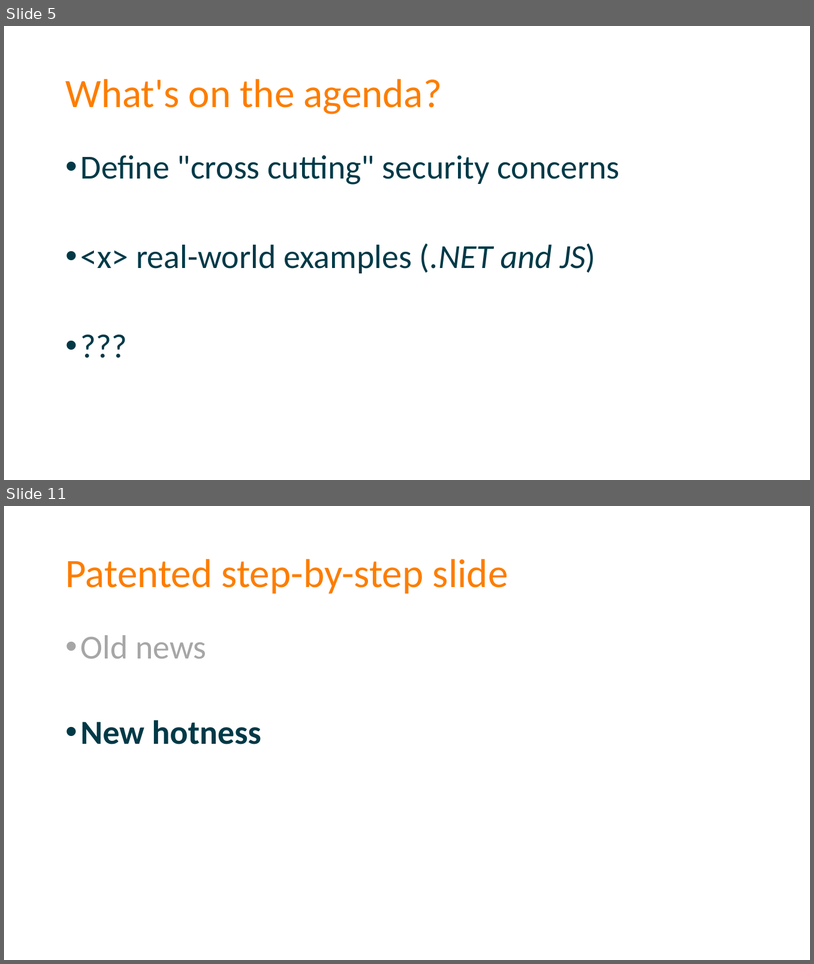
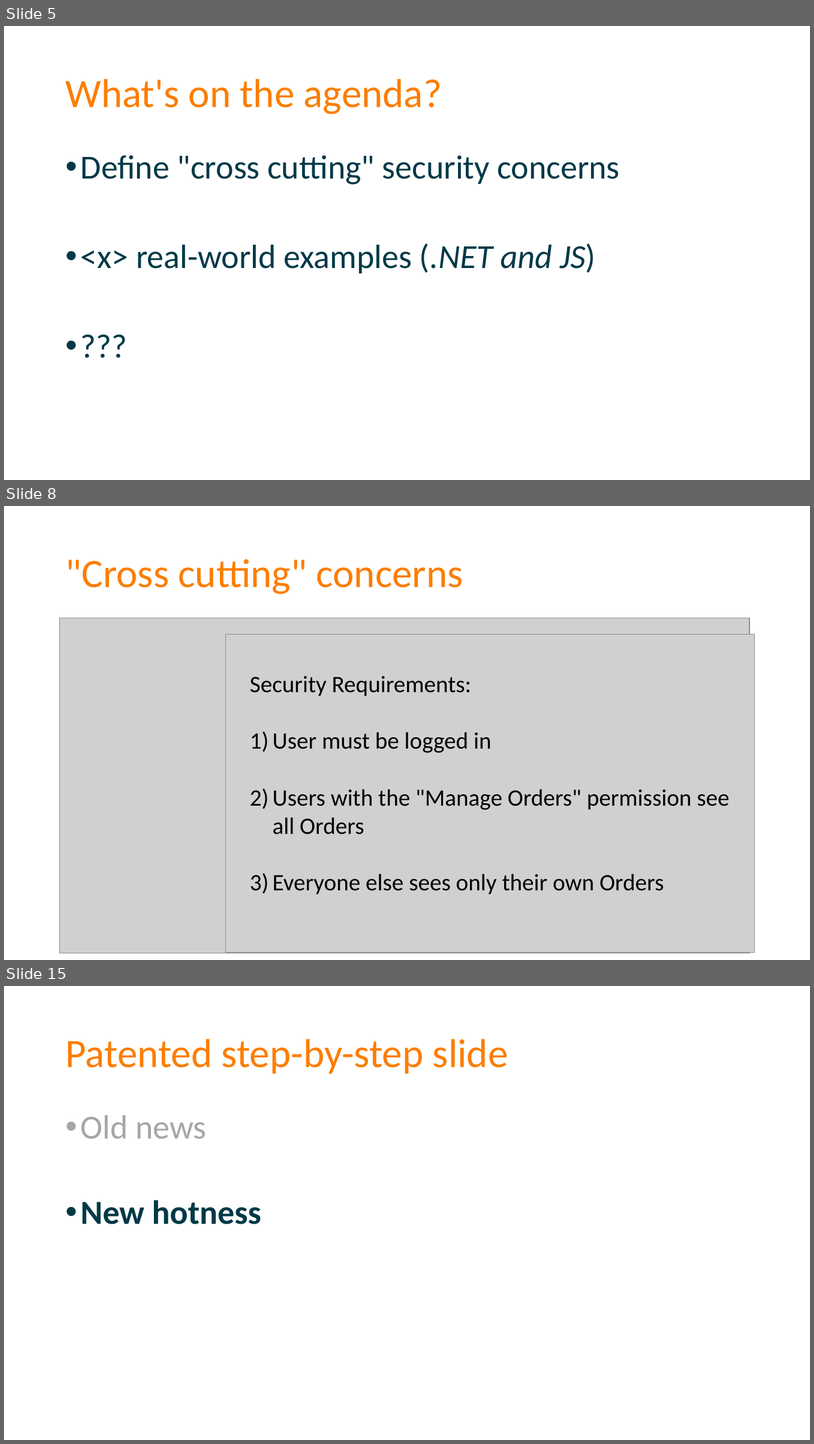
Before and after one commit to spetryjohnson/Talk---Dont-Write-Secure-Code-Design-Secure-Systems, a slide deck: Secure Systems - CodeMash 2017.pptx. Shown one above the other, each under a label of ours: slides 5 and 11 before the commit, slides 5, 8 and 15 after it; the slides between them are not shown. The pictures are 814x964 and 814x1444 pixels, drawn with LibreOffice and Linux fonts; fonts in the diff are those of the drawing; grey boxes stand for pictures. Boxes give left, top, right and bottom in pixels: in the first picture for what was removed or moved away, otherwise in the second. Text is boxed around its words. In the diff, an @@ line names an element or a change of style, - is before the commit and + after.

```diff
--- a/Secure Systems - CodeMash 2017.pptx
+++ b/Secure Systems - CodeMash 2017.pptx
@@ slide 8 added at (x1=4, y1=506, x2=810, y2=960), background #FFFFFF @@
@@ title added at (x1=65, y1=559, x2=464, y2=594), 48 pt, text #FD7D00 @@
+"Cross cutting" concerns
@@ picture added at (x1=60, y1=618, x2=750, y2=953) @@
@@ picture added at (x1=226, y1=634, x2=755, y2=952) @@
@@ text added at (x1=250, y1=676, x2=729, y2=894), 28 pt, text #000000 @@
+Security Requirements:
+1) User must be logged in
+2) Users with the "Manage Orders" permission see all Orders
+3) Everyone else sees only their own Orders
@@ what was slide 11 is now slide 15 @@
```
Also in this commit, not shown: 5 slides changed, 3 other slides added, 2 other files.
